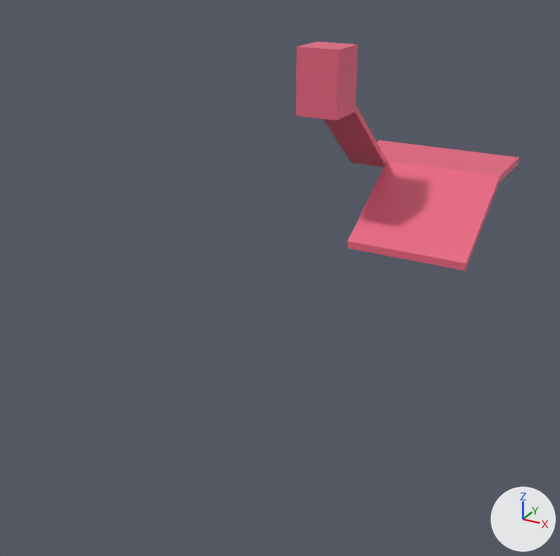
What one commit did to the Blender file Super Monkey Ball Clone/super-monkey-ball-clone/external_assets/models/greybox/greybox.blend.
One viewpoint serves both versions: a 50 mm camera at (82.4, -173.3, 38.8) aimed at (10.3, -42.2, -26.7). Lighting does not change. The marker at lower right points along +X, +Y and +Z.

In view in the first picture: 'LevelGeo-col'.
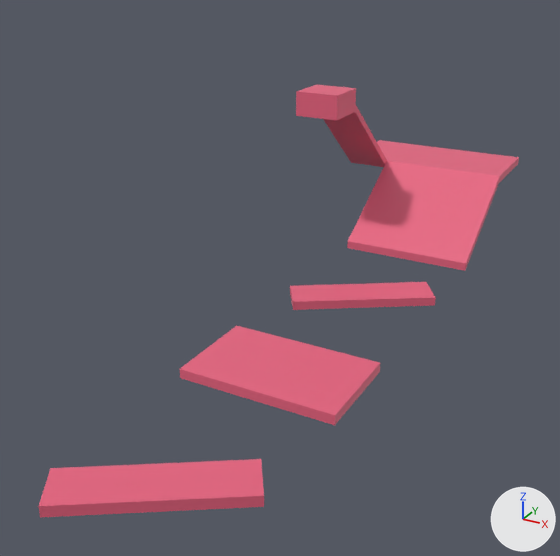
What changed in the scene script:
```text
Change me_levelgeo:
    where me_levelgeo.from_pydata(...)  # 28 vertices, 26 faces; spans x -1.0..6.8, y -1.0..9.3, z -36.7..15.3
    used by ob_levelgeo_col; location = (0.0, 0.0, 0.0); scale = (5.46, 5.46, 1.0)
    before: 24 (-1.0, -1.0, 15.3) at pixel (296, 46), 25 (-1.0, 1.0, 15.3) at pixel (317, 41), 26 (1.0, 1.0, 15.3) at pixel (357, 44), 27 (1.0, -1.0, 15.3) at pixel (338, 49)
    me_levelgeo part 1
    add for i in [*range(24, 28)]: me_levelgeo.vertices[i].co += Vector((0.0, 0.0, -10.4))
Add me_rotatingplatform:
    me_rotatingplatform.from_pydata(...)  # a box spanning x -2.92..2.92, y -0.79..0.79, z -1.0..1.0
    me_rotatingplatform.materials.append(mat_material_001)  # red #e7637f
Add ob_rotatingplatform_001:
    ob_rotatingplatform_001 = bpy.data.objects.new('RotatingPlatform.001', me_rotatingplatform)
    ob_rotatingplatform_001.location = (21.4, -100.7, -35.7)
    ob_rotatingplatform_001.rotation_euler = (0.0, 0.0, 0.574)  # degrees (0, 0, 33)
    ob_rotatingplatform_001.scale = (5.46, 5.46, 1.0)
Add ob_levelgeo2_col:
    ob_levelgeo2_col = bpy.data.objects.new('LevelGeo2-col', me_rotatingplatform.copy())
    ob_levelgeo2_col.location = (21.4, -62.1, -35.7)
    ob_levelgeo2_col.scale = (5.46, 12.8, 1.0)
Add ob_rotatingplatform:
    ob_rotatingplatform = bpy.data.objects.new('RotatingPlatform', me_rotatingplatform)
    ob_rotatingplatform.location = (21.4, -24.0, -35.7)
    ob_rotatingplatform.rotation_euler = (0.0, 0.0, 0.574)  # degrees (0, 0, 33)
    ob_rotatingplatform.scale = (5.46, 5.46, 1.0)
```

Boxes (x1, y1, x2, y2) around the edits, measured in the pictures (560 x 556 px; the box of a moved part takes in the faces that stretch with it):
'LevelGeo-col', reshaped (19% shorter): before (296, 42, 519, 271); after (296, 85, 519, 271)
'LevelGeo2-col', added (red): after (180, 326, 380, 425)
'RotatingPlatform.001', added (red): after (39, 459, 264, 517)
'RotatingPlatform', added (red): after (290, 282, 436, 310)
part 1 of me_levelgeo, moved or reshaped: before (296, 42, 358, 112); after (296, 85, 356, 112)
